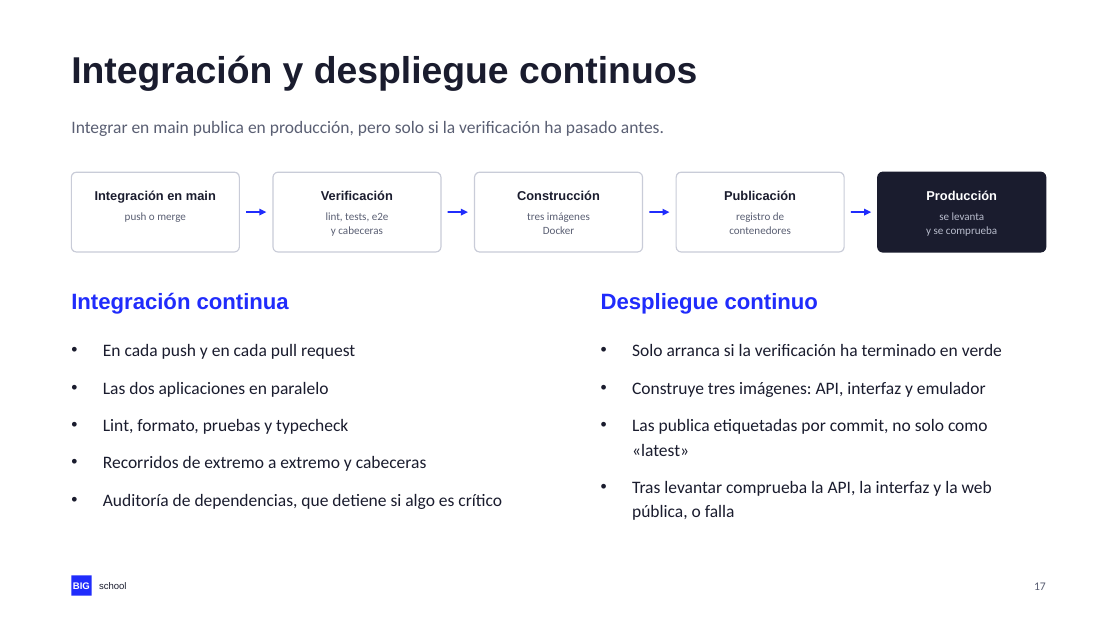
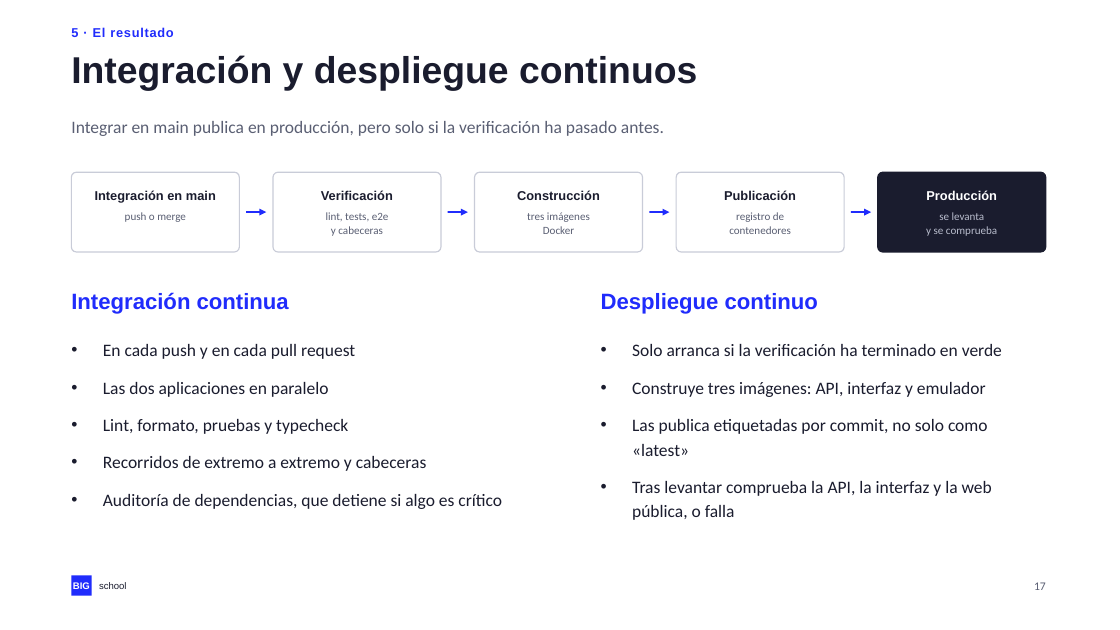
Before and after one commit to NovilloQuinta/intelligent-automotive-diagnostics, a slide deck: slide 17 of docs/presentacion/tfm-intelligent-automotive-diagnostics.pptx. Drawn at 1120x630 pixels with LibreOffice and Linux fonts; fonts in the diff are those of the drawing. Boxes give left, top, right and bottom in pixels: in the first picture for what was removed or moved away, otherwise in the second. Text is boxed around its words. In the diff, an @@ line names an element or a change of style, - is before the commit and + after.

```diff
--- a/docs/presentacion/tfm-intelligent-automotive-diagnostics.pptx
+++ b/docs/presentacion/tfm-intelligent-automotive-diagnostics.pptx
@@ text added at [71,27,173,40], 11 pt, text #202CFC, bold @@
+5 · El resultado
```
Also in this commit, not shown: 17 other slides changed, 3 other files.
